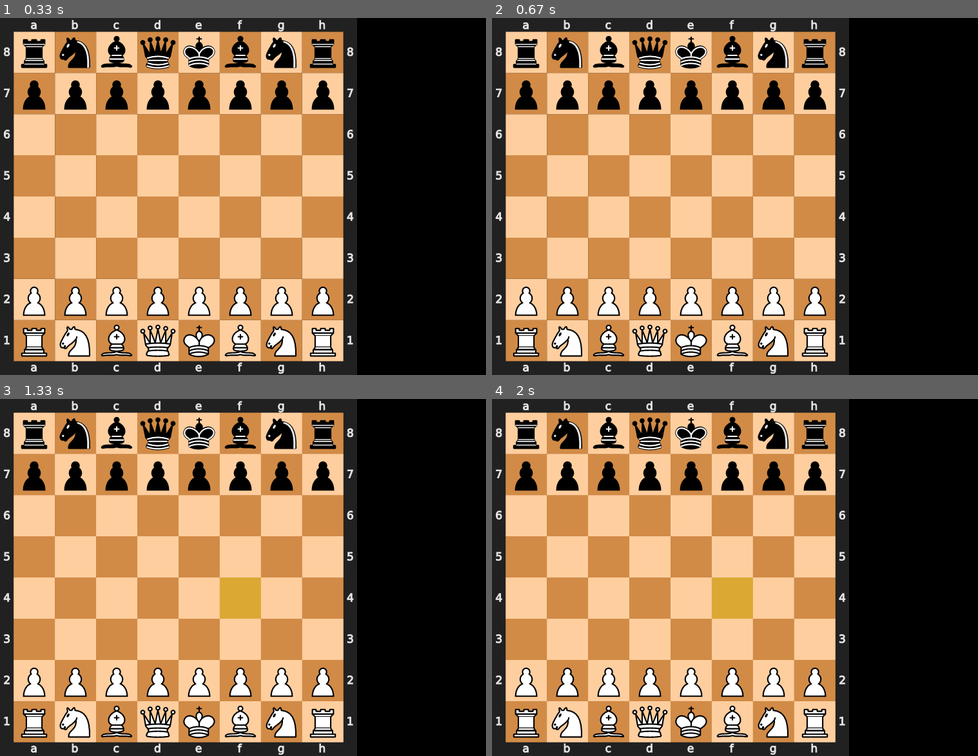
Above: before the commit, frames 1-4 (two rows, left to right).
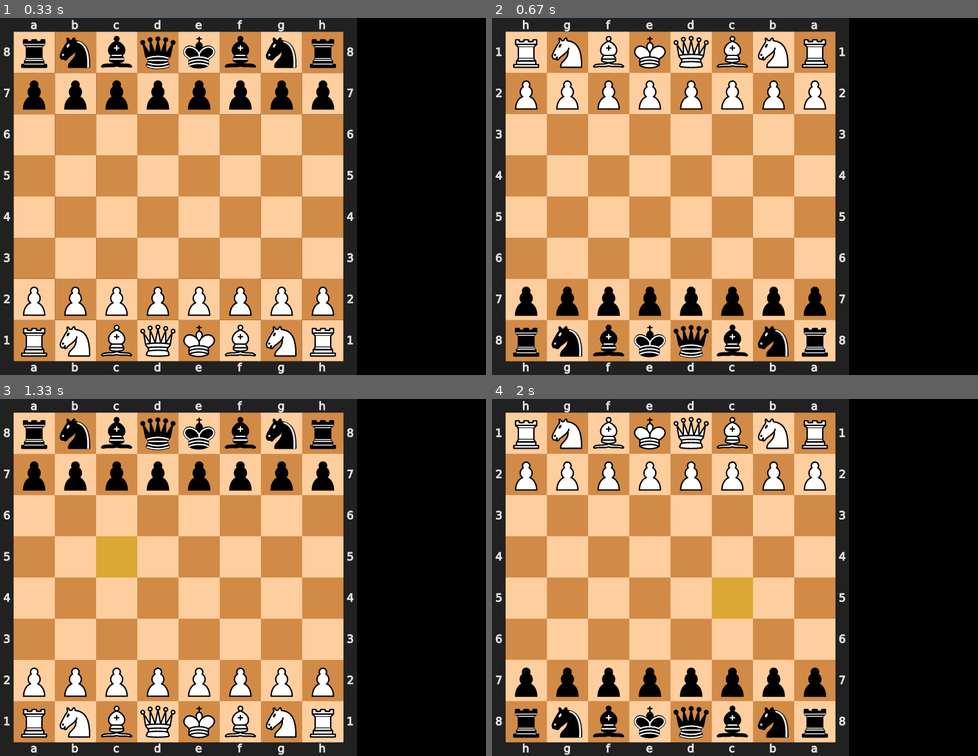
Above: after the commit, the same moments.

Repository: matthias-ae/pygame-chess
Game: pygame game, started from game.py
The game is run twice, just before and just after one commit, with the same random seed, the same clock (stepped at 60 frames per second) and the same inputs.
Inputs (mouse positions are in pixels of both pictures, inside the frame that each line leads up to):
- Up to frame 1 (0.33 s): no input
- Up to frame 2 (0.67 s): hold Up from 0.33 s (still down)
- Up to frame 3 (1.33 s): release Up at 0.8 s; move the mouse to (223, 595) at 0.88 s; click (223, 595) at 1.03 s; hold Down from 1.32 s (still down)
- Up to frame 4 (2 s): release Down at 1.87 s; hold Up from 1.9 s (still down)

Frame 1 is identical in both runs. In frame 2, 9.2% of the frame differs, in the area x 0-73%, y 0-100%; in frame 3, 1.9%; in frame 4, 7.9%.

Commit message:
Allow to flip the board to black's perspective using tab or up and down keys

Diff:
--- a/game.py
+++ b/game.py
@@ -114,7 +114,7 @@
 
 font = pygame.font.Font(None, 26)
 sfont = pygame.font.Font(None, 22)
-analysis_surf = pygame.Surface((120, 120))
+analysis_surf = pygame.Surface((128, 128))
 analysis_surf.fill((235, 235, 235))
 
 screen = pygame.display.set_mode((board.size()[0] + 200, board.size()[1]))
@@ -181,6 +181,10 @@
 		elif event.key in [pygame.K_SLASH, pygame.K_QUESTION] or event.unicode == '?':
 			help = not help
 			analysis = restart_analysis(analysis)
+		elif event.key in [pygame.K_TAB, pygame.K_DOWN, pygame.K_UP]:
+			board.flip()
+			board.draw(screen)
+			pygame.display.flip()
 		else:
 			print('unknown key', event.key, event.unicode if hasattr(event, 'unicode') else '')
 	elif event.type == pygame.MOUSEBUTTONDOWN and not from_square:
--- a/pgboard.py
+++ b/pgboard.py
@@ -57,21 +57,27 @@
 		self._highlight.fill(pygame.Color(255, 255, 0))
 		self._highlight.set_alpha(65)
 		self._highlighted = []
+		self.flipped = False
 
 	def __getattr__(self, attr):
 		return getattr(self.board, attr)
+
+	def flip(self):
+		self.flipped = not self.flipped
+		self._empty_board = _svg2image(chess.svg.board(size=self._empty_board.get_width(), flipped=self.flipped))
 
 	def draw(self, screen):
 		screen.blit(self._empty_board, (0, 0))
 		pos = Pt(0, 0)
 		for square in self._highlighted:
-			screen.blit(self._highlight, tuple(self._symbol_size * Pt(chess.square_file(square), 7-chess.square_rank(square)) + self._border))
+			square_pos = Pt(chess.square_file(square), 7-chess.square_rank(square))
+			screen.blit(self._highlight, tuple(self._symbol_size * (Pt(7, 7) - square_pos if self.flipped else square_pos) + self._border))
 		for c in str(self.board):
 			if c == '\n':
 				pos.y += 1
 				pos.x = 0
 			if c in self._symbol:
-				screen.blit(self._symbol[c], tuple(self._symbol_size * pos + self._border))
+				screen.blit(self._symbol[c], tuple(self._symbol_size * (Pt(7, 7) - pos if self.flipped else pos) + self._border))
 			if c in self._symbol or c == '.':
 				pos.x += 1
 
@@ -81,7 +87,7 @@
 	def select(self, cursor):
 		pos = (Pt(*cursor) - self._border) // self._symbol_size
 		if 0 <= pos.x < 8 and 0 <= pos.y < 8:
-			return chess.square(pos.x, 7-pos.y)
+			return chess.square(7-pos.x, pos.y) if self.flipped else chess.square(pos.x, 7-pos.y)
 
 	def highlight(self, squares):
 		self._highlighted = squares
